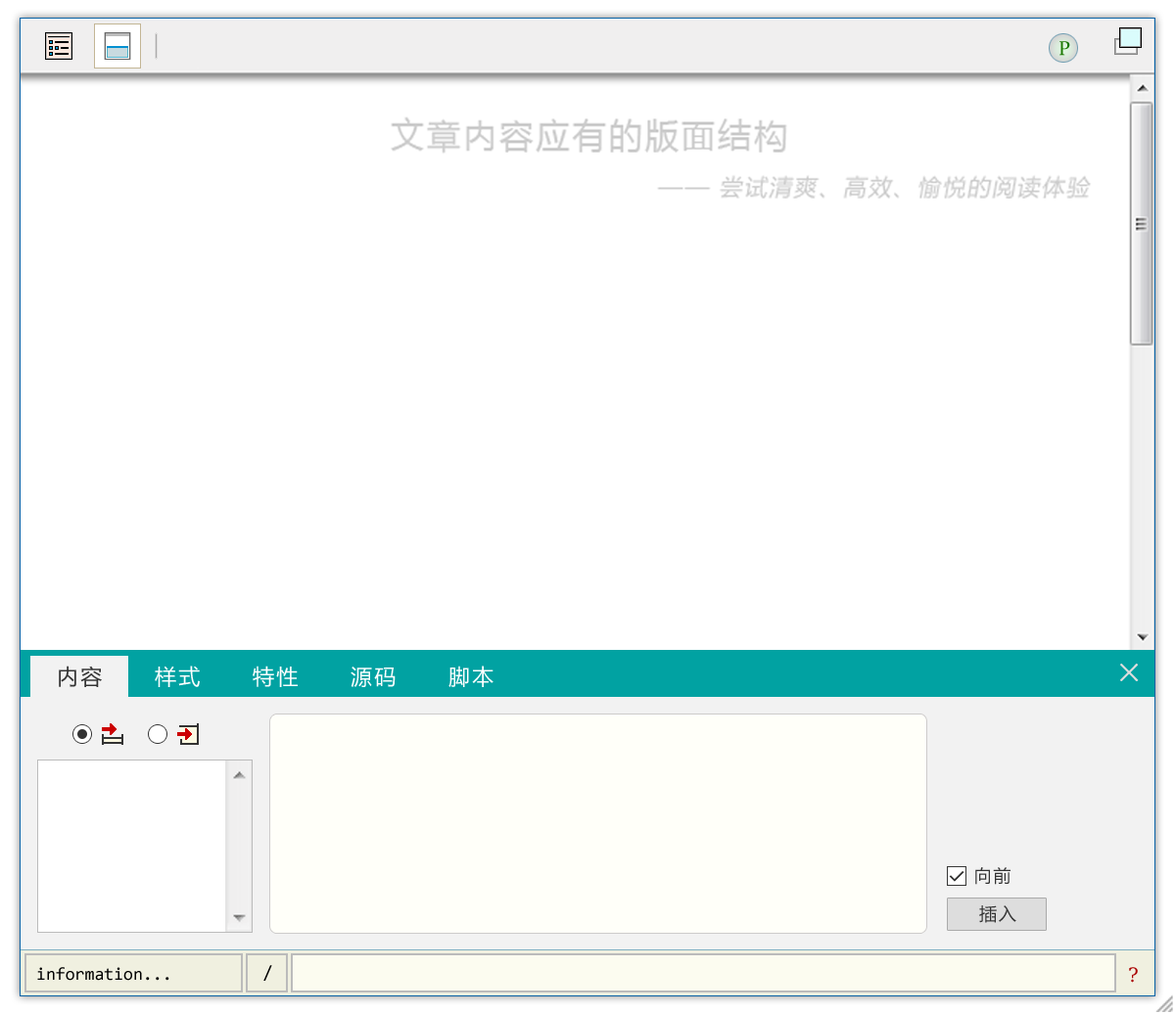
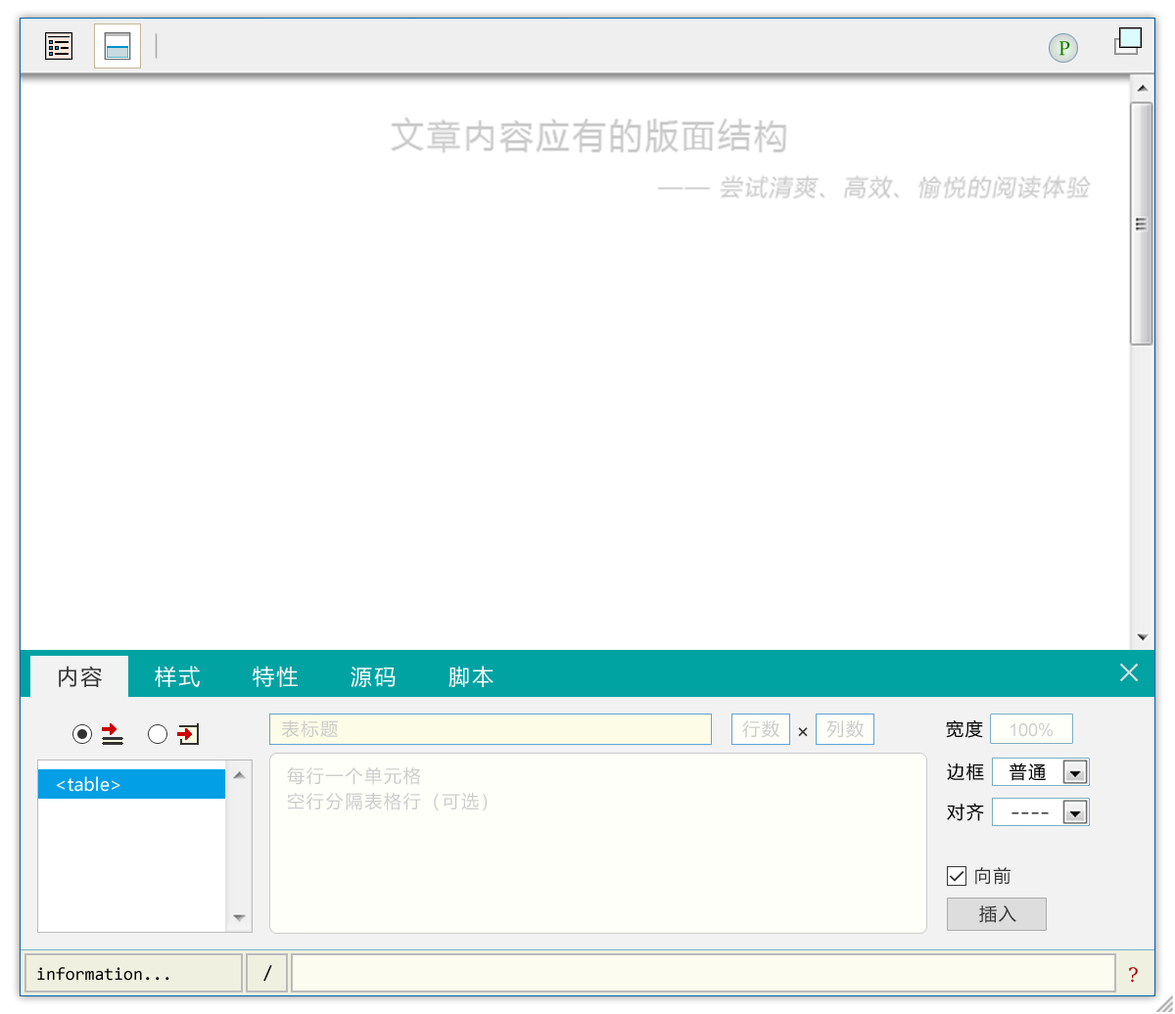
Layer changes from the first w=1175, h=1014 image to the second:
showed group "表格" (26 layers) over [38, 713, 1090, 827]
painted on "颜色填充 31 副本" over [101, 734, 124, 745]
painted on "颜色填充 36" over [101, 737, 124, 744]
hid "通用框" over [269, 713, 928, 812]
